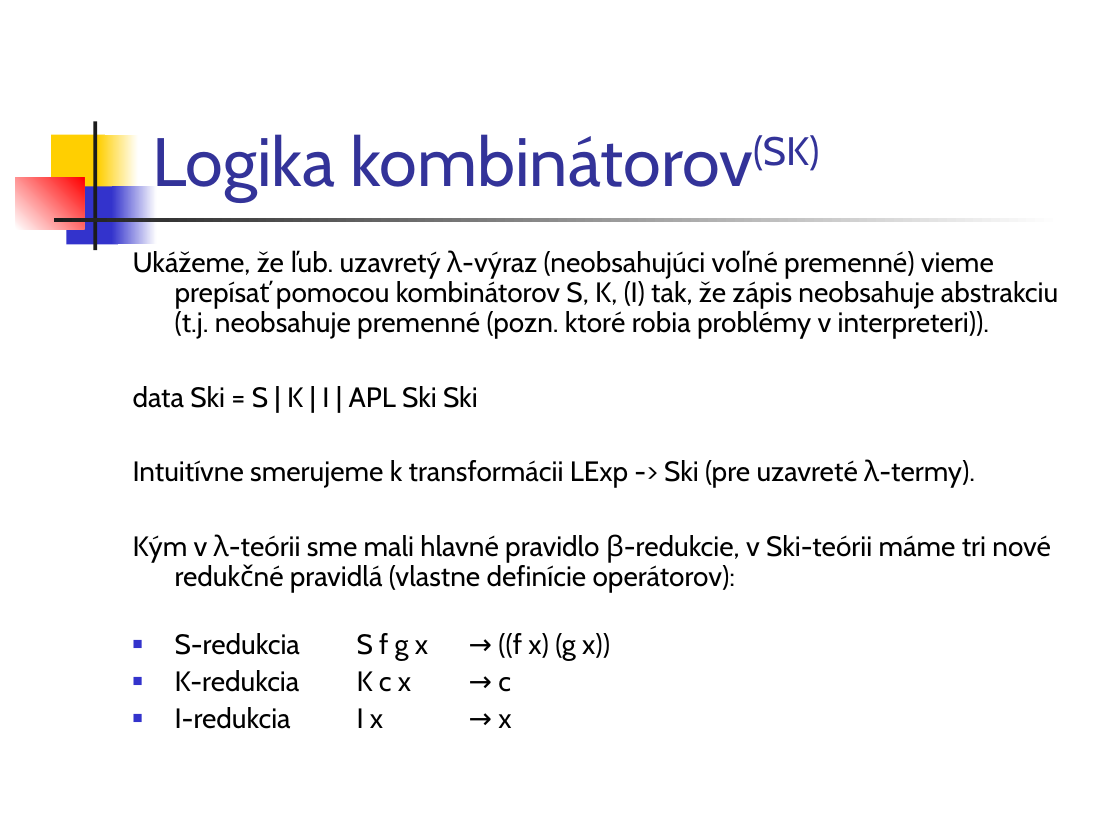
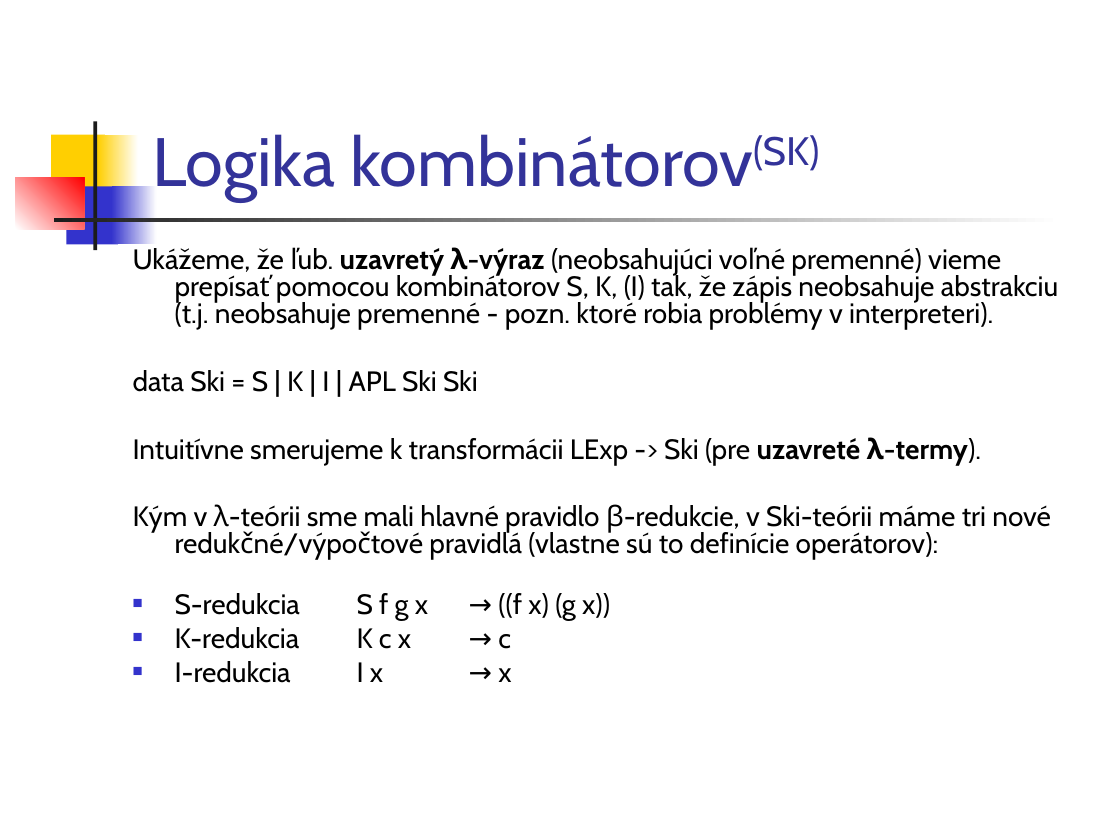
Before and after one commit to Funkcionalne/Prednasky, a slide deck: slide 2 of 07/07_SKi_fpro.ppt. Drawn at 1120x840 pixels with LibreOffice and Linux fonts; fonts in the diff are those of the drawing. Boxes give left, top, right and bottom in pixels: in the first picture for what was removed or moved away, otherwise in the second. Text is boxed around its words. In the diff, an @@ line names an element or a change of style, - is before the commit and + after.

```diff
--- a/07/07_SKi_fpro.ppt
+++ b/07/07_SKi_fpro.ppt
@@ text at (133, 247, 1058, 330): text changed @@
-Ukážeme, že ľub. uzavretý λ-výraz (neobsahujúci voľné premenné) vieme prepísať pomocou kombinátorov S, K, (I) tak, že zápis neobsahuje abstrakciu (t.j. neobsahuje premenné (pozn. ktoré robia problémy v interpreteri)).
+Ukážeme, že ľub. uzavretý λ-výraz (neobsahujúci voľné premenné) vieme prepísať pomocou kombinátorov S, K, (I) tak, že zápis neobsahuje abstrakciu (t.j. neobsahuje premenné - pozn. ktoré robia problémy v interpreteri).
@@ text at (133, 370, 981, 682): bold on in "uzavreté λ-termy)."; line spacing 0.9 to 0.8 @@
@@ text at (133, 504, 1051, 560): text changed @@
-Kým v λ-teórii sme mali hlavné pravidlo β-redukcie, v Ski-teórii máme tri nové redukčné pravidlá (vlastne definície operátorov):
+Kým v λ-teórii sme mali hlavné pravidlo β-redukcie, v Ski-teórii máme tri nové redukčné/výpočtové pravidlá (vlastne sú to definície operátorov):
```
Also in this commit, not shown: 7 other slides changed, 4 other files.
